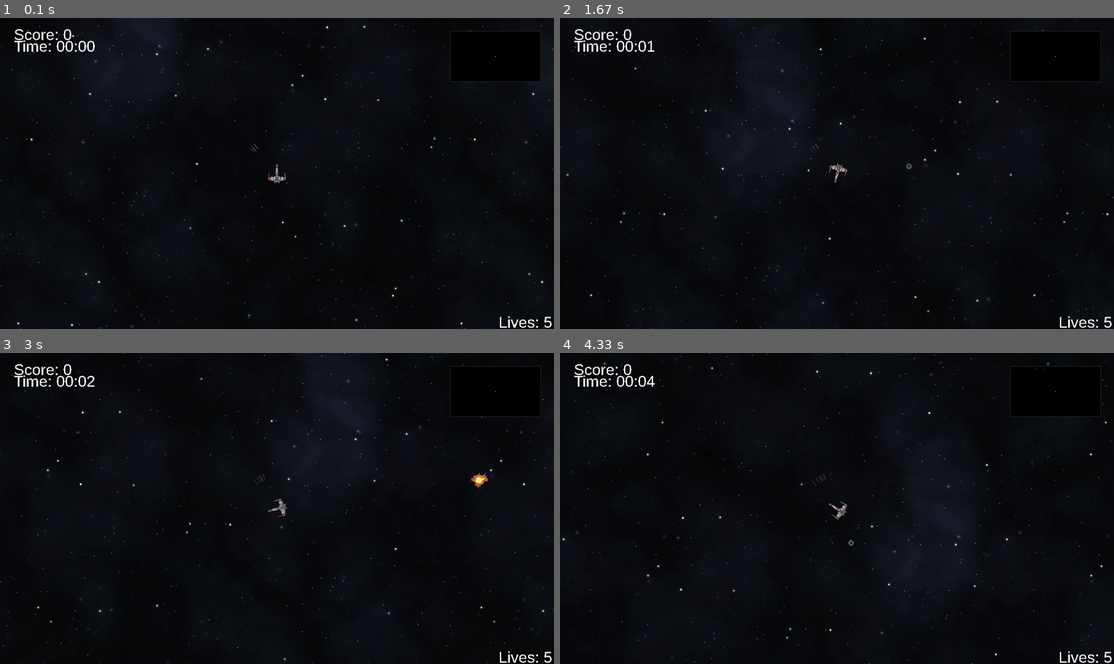
Above: before the commit, frames 1-4 (two rows, left to right).
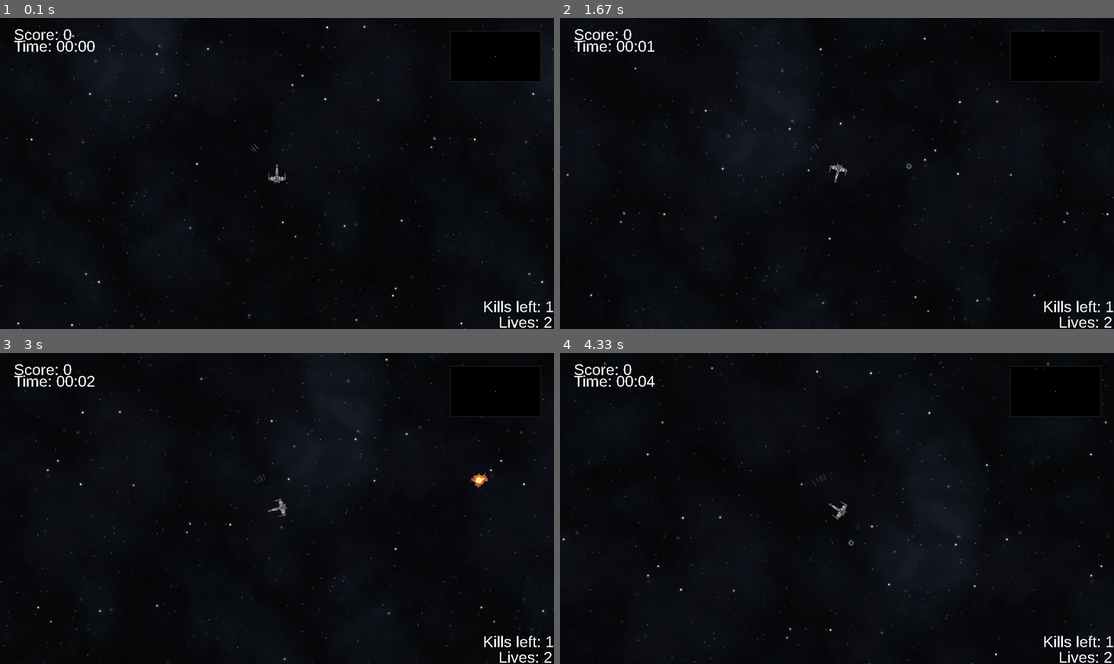
Above: after the commit, the same moments.

Repository: Lqueed/pygame_sample
Game: pygame game, started from main.py
Two runs of this game, one before a commit and one after it. Both use one fixed random seed, a clock stepped at 60 frames per second and the inputs below.
Inputs:
- Up to frame 1 (0.1 s): no input
- Up to frame 2 (1.67 s): tap Space at 0.33 s; hold Left 0.67-1.2 s; tap Z at 0.73, 1.03, 1.3, 1.6 s; tap X at 0.82 s; hold Left 1.23-1.63 s
- Up to frame 3 (3 s): hold Right 1.67-2.3 s; tap Z at 1.73, 2.03, 2.4, 2.7, 2.9 s; hold Left 2.33-2.8 s; tap X at 2.48 s; hold Right from 2.83 s (still down)
- Up to frame 4 (4.33 s): tap Z at 3.2, 3.4, 3.7, 3.9, 4.2 s; release Right at 3.3 s; hold Right 3.33-3.8 s; hold Left from 3.83 s (still down); tap X at 3.98 s

The runs differ from the first frame. In frame 1, 0.2% of the frame differs, in the area x 87-100%, y 90-100%; in frame 2, 0.2%; in frame 3, 0.2%; in frame 4, 0.2%.

Commit message:
minor fixes

Diff:
--- a/cmd/config/config.py
+++ b/cmd/config/config.py
@@ -30,8 +30,9 @@
 ROCKET_TURRET_SHOOT_DELAY = 360
 ROCKET_SHOT_SPEED = 5
 SHOT_BONUS_TIME = 1800
-PLAYER_LIVES = 5
+PLAYER_LIVES = 2
 RESPAWN_DELAY = 120
+KILL_COUNT_FOR_BOSS = 1
 
 img_folder = "png"
 sounds_folder = "sounds"
@@ -53,6 +54,7 @@
 TURRET_PNG = resource_path(os.path.join(img_folder, "tur.png"))
 ROCKET_TURRET_PNG = resource_path(os.path.join(img_folder, "rocket_tur.png"))
 ROCKET_IMG = resource_path(os.path.join(img_folder, "rocket.png"))
+LIFE_BONUS_IMG = resource_path(os.path.join(img_folder, "lifebonus.png"))
 
 # CONTROLS
 PAUSE_KEY = pygame.K_p
--- a/cmd/objects/BaseMob.py
+++ b/cmd/objects/BaseMob.py
@@ -52,6 +52,7 @@
 
         self.future_move_orientation = None
         self.group_move_angle = None
+        self.ghost = False
 
     def set_position(self, pos_x, pos_y):
         self.pos_x = pos_x
@@ -99,7 +100,10 @@
             # таймер до полного удаления
             self.destroy_count += 1
         else:
-            if self.is_player_near():
+            if self.ghost:
+                self.move_from_player()
+
+            elif self.is_player_near():
                 self.move_to_player()
 
             elif self.sleep_frames_count:
@@ -155,6 +159,15 @@
             self.random_moving_speed_direction = (left, right, up, down)
             self.random_moving = True
 
+    def move_from_player(self):
+        orientation = self.smooth_rotate_to_angle(180, self.orientation)
+
+        self.set_orientation(orientation)
+        left, right, up, down = self.calculate_move(self.speed)
+        self.move(left, right, up, down)
+        self.group_move_angle = None
+
+
     def move_to_player(self):
         if self.group_move_angle is not None:
             angle = self.group_move_angle
@@ -216,3 +229,6 @@
 
     def group_move(self, angle):
         self.group_move_angle = angle
+
+    def set_ghost(self, ghost: bool = True):
+        self.ghost = ghost
--- a/cmd/objects/BaseStats.py
+++ b/cmd/objects/BaseStats.py
@@ -63,3 +63,8 @@
         myfont = pygame.font.SysFont('Arial Bold', int(RES_Y / 20))
         lives_surface = myfont.render(f'Lives: {int(self.lives)}', False, (255, 255, 255))
         self.screen.blit(lives_surface, (int(RES_X / 40) * 36, int(RES_Y / 40) * 38))
+
+    def draw_kill_count(self, kill_count: int = 0):
+        myfont = pygame.font.SysFont('Arial Bold', int(RES_Y / 20))
+        lives_surface = myfont.render(f'Kills left: {int(kill_count)}', False, (255, 255, 255))
+        self.screen.blit(lives_surface, (int(RES_X / 40) * 34.9, int(RES_Y / 40) * 36))
--- a/cmd/objects/ObjectPositions.py
+++ b/cmd/objects/ObjectPositions.py
@@ -27,7 +27,9 @@
     MINIMAP,
     STAR_DESTROYER_IMG,
     CORVETTE_IMG,
-    DOUBLE_BONUS_IMG
+    DOUBLE_BONUS_IMG,
+    LIFE_BONUS_IMG,
+    KILL_COUNT_FOR_BOSS
 )
 
 
@@ -187,13 +189,16 @@
 
     def add_bonus(self, pos_x=None, pos_y=None):
         bonus_id = str(uuid.uuid4())
-        bonus_type = random.randint(0, 1)
-        if bonus_type:
+        bonus_type = random.randint(0, 2)
+        if bonus_type == 0:
             bonus_type = 'power'
             bonus_img = BONUS_IMG
-        else:
+        elif bonus_type == 1:
             bonus_type = 'double'
             bonus_img = DOUBLE_BONUS_IMG
+        elif bonus_type == 2:
+            bonus_type = 'life'
+            bonus_img = LIFE_BONUS_IMG
 
         self.bonuses[bonus_id] = BaseBonus(
             id=bonus_id,
@@ -361,7 +366,8 @@
                 coords.pos_x >= self.player[0] - self.player_x_size) \
                 and (coords.pos_y <= self.player[1] + self.player_y_size and \
                      coords.pos_y >= self.player[1] - self.player_y_size) \
-                and not coords.is_destroyed:
+                and not coords.is_destroyed \
+                    and not coords.ghost:
                 collided.append(mob_id)
                 self.player_obj.destroy_player()
 
@@ -491,6 +497,9 @@
             self.mobs[mob_id].group_move(angle)
 
     def spawn_boss_level(self):
+        if self.boss_level and self.boss_ready:
+            self.set_mobs_ghost(False)
+
         if self.boss_level and not self.boss_ready:
             player_angle_rotate = BaseSpaceship.smooth_rotate_to_angle(0, orientation=self.player_obj.orientation)
             self.player_obj.set_orientation(player_angle_rotate)
@@ -515,11 +524,16 @@
                     self.boss = None
 
         if not self.boss_level:
-            if self.kill_count >= 10: # and not self.mobs:
+            if self.kill_count >= KILL_COUNT_FOR_BOSS: # and not self.mobs:
                 self.kill_count = 0
                 self.boss_level = True
                 boss = self.add_boss()
                 boss.spawn(spawn_coords=(self.player[0] - boss.width/2, self.player[1]-3000))
+                self.set_mobs_ghost()
+
+    def set_mobs_ghost(self, ghost: bool = True):
+        for mob_id, mob in self.mobs.items():
+            mob.ghost = ghost
 
     def draw_text(self):
         if self.boss_level and not self.boss_ready:
@@ -527,3 +541,6 @@
 
         if self.boss and self.boss.is_defeated:
             self.stats.draw_mobs_prepare()
+
+        if not self.boss_level:
+            self.stats.draw_kill_count(KILL_COUNT_FOR_BOSS - self.kill_count)
--- a/cmd/objects/Player.py
+++ b/cmd/objects/Player.py
@@ -95,6 +95,8 @@
             self.set_shot_type('power')
         elif bonus_type == 'double':
             self.set_shot_count(True)
+        elif bonus_type == 'life':
+            self.change_lives_count(degrease=False)
 
     def check_active_bonuses(self):
         to_delete = []
Binary file added: png/lifebonus.png
